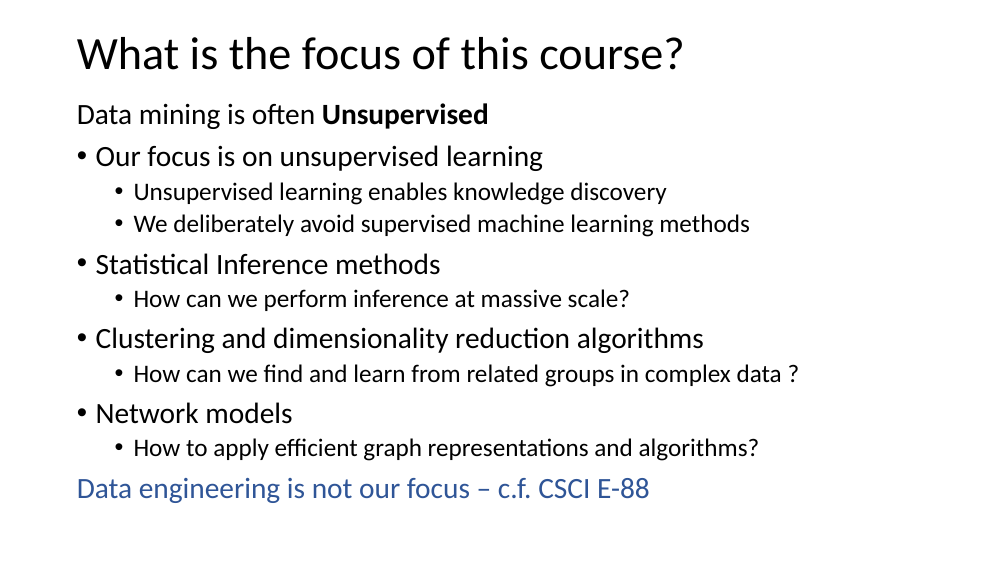
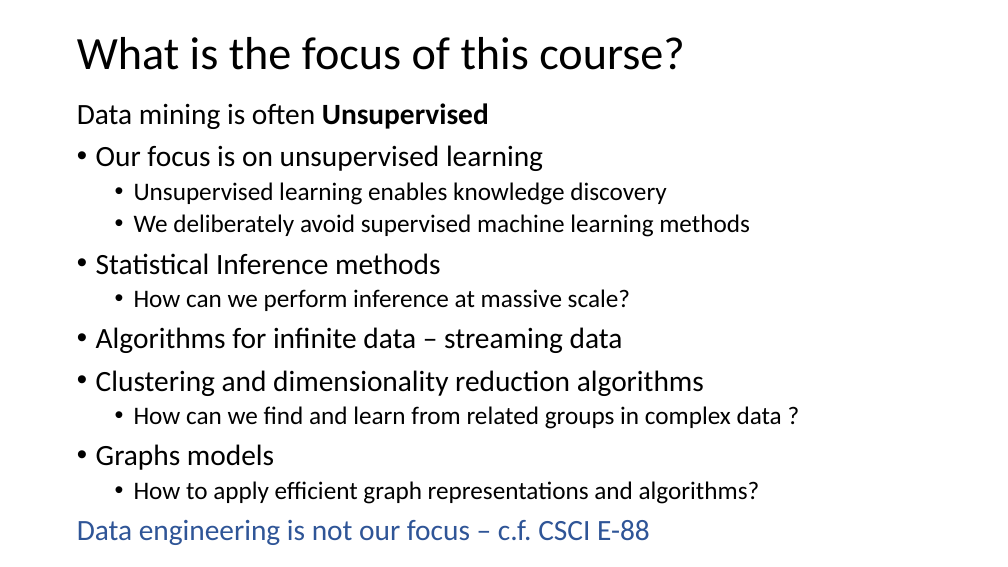
Before and after one commit to StephenElston/CSCI-E-108, a slide deck: slide 12 of slides/1_Introduction.pptx. Drawn at 1008x567 pixels with LibreOffice and Linux fonts; fonts in the diff are those of the drawing. Boxes give left, top, right and bottom in pixels: in the first picture for what was removed or moved away, otherwise in the second. Text is boxed around its words. In the diff, an @@ line names an element or a change of style, - is before the commit and + after.

```diff
--- a/slides/1_Introduction.pptx
+++ b/slides/1_Introduction.pptx
@@ text at (96,327,623,353): paragraph added @@
+• Algorithms for infinite data – streaming data
@@ text at (96,444,274,470): text changed @@
-• Network models
+• Graphs models
```
Also in this commit, not shown: 6 other slides changed.
